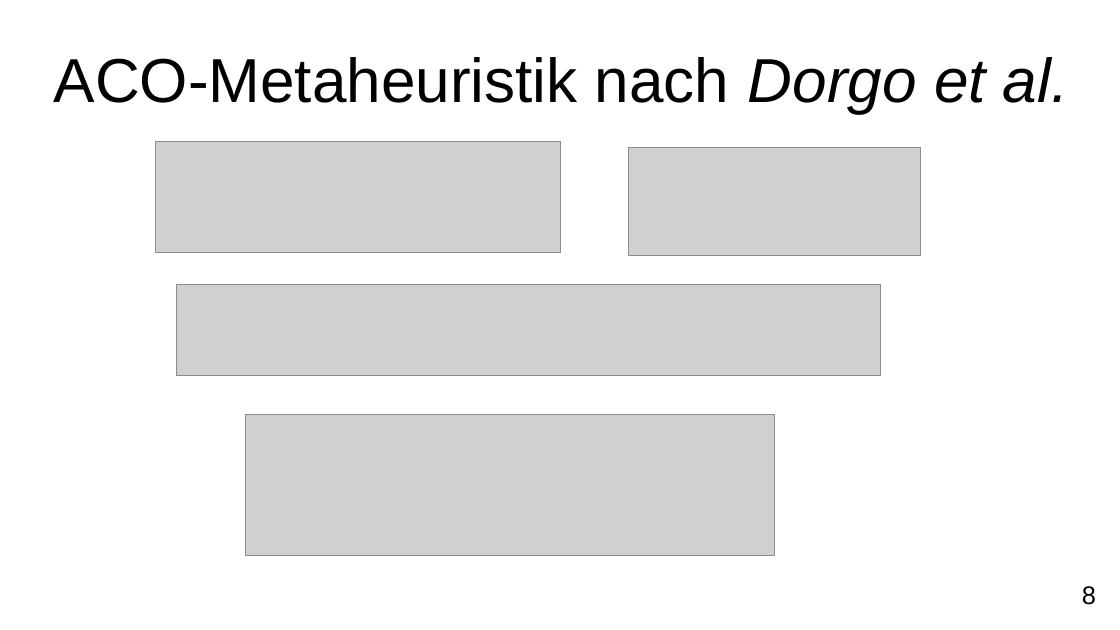
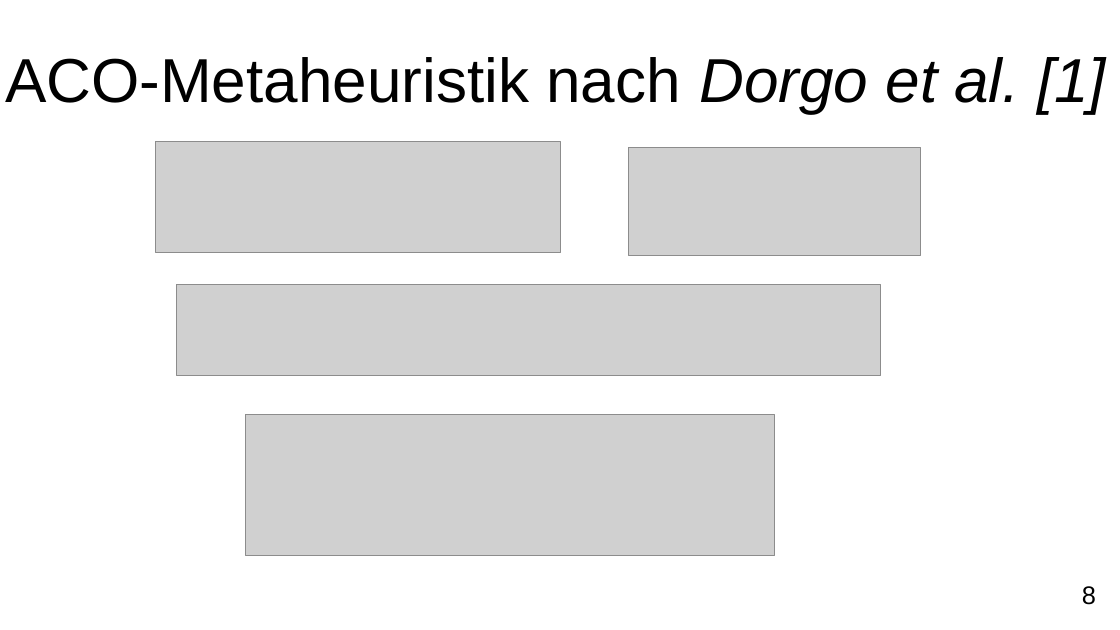
Before and after one commit to FXJackAll/Masterarbeit_Code, a slide deck: slide 8 of Masterarbeit_Verteidigung/Masterarbeit_Verteidigung.odp. Drawn at 1120x630 pixels with LibreOffice and Linux fonts; fonts in the diff are those of the drawing; grey boxes stand for pictures; background and template pictures are left out. Boxes give left, top, right and bottom in pixels: in the first picture for what was removed or moved away, otherwise in the second. Text is boxed around its words. In the diff, an @@ line names an element or a change of style, - is before the commit and + after.

```diff
--- a/Masterarbeit_Verteidigung/Masterarbeit_Verteidigung.odp
+++ b/Masterarbeit_Verteidigung/Masterarbeit_Verteidigung.odp
@@ title at bbox=[5, 57, 1106, 113]: text changed @@
-ACO-Metaheuristik nach Dorgo et al.
+ACO-Metaheuristik nach Dorgo et al. [1]
```
Also in this commit, not shown: 4 other slides changed, 4 slides added, 2 slides removed, 13 other files.
